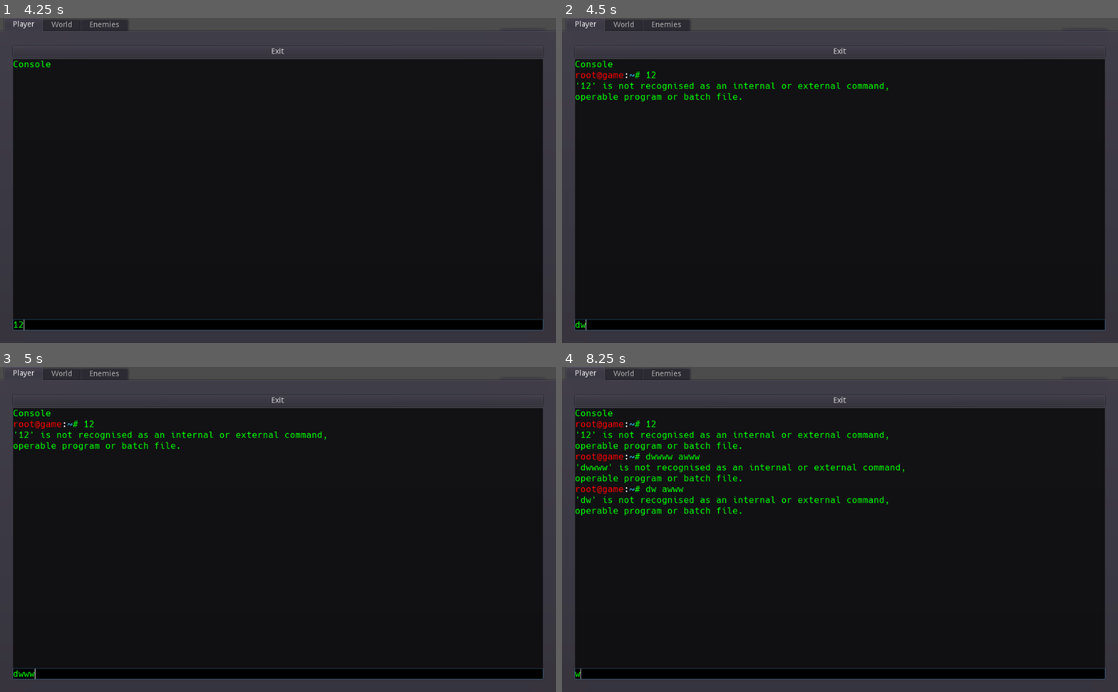
Above: before the commit, frames 1-4 (two rows, left to right).
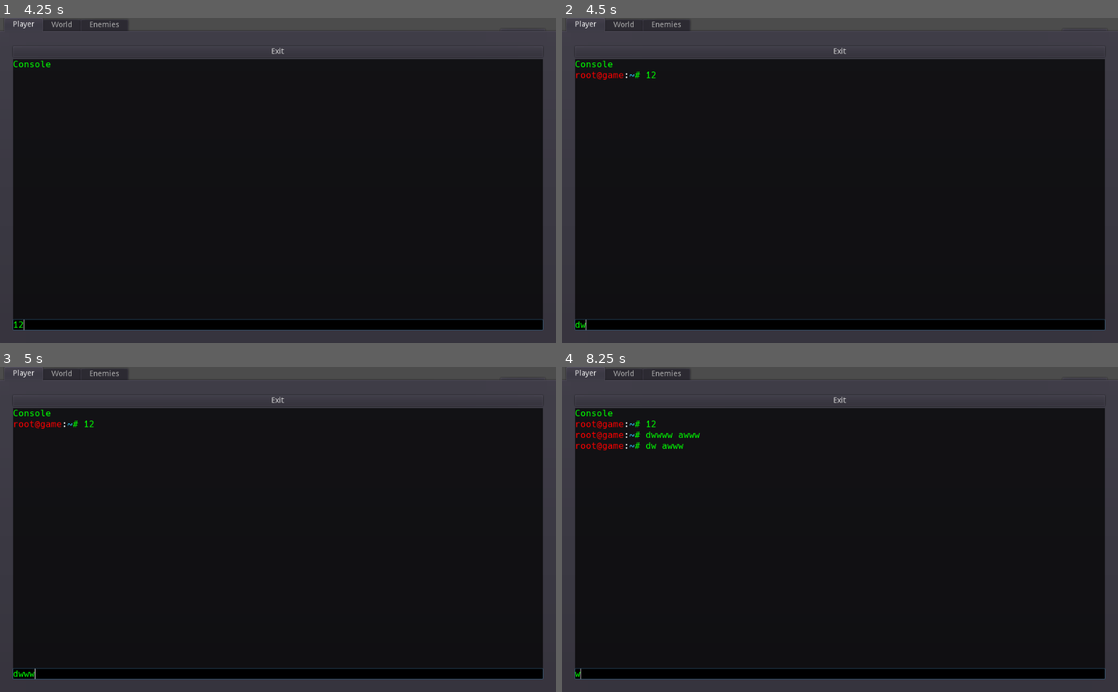
Above: after the commit, the same moments.

Repository: Tri-C-Games/CCC-Jam
Game: Godot game, scene res://World/Tutorial/Tutorial.tscn
Two runs of this game, one before a commit and one after it. Both use one fixed random seed, a clock stepped at 60 frames per second and the inputs below. The engine's default icon, where the game draws it, is replaced by a stand-in: a white triangle on a blue panel in a dark square.
Inputs (mouse positions are in pixels of both pictures, inside the frame that each line leads up to):
- Up to frame 1 (4.25 s): hold W (jump) 0.53-1.28 s; hold D (move_right) 0.53-2.03 s; tap W (jump) at 1.35, 1.52, 1.82 s; hold A (move_left) 2.03-2.75 s; hold W (jump) 2.03-2.75 s; click "Console" at 2.75 s; click (278, 323) at 3.52 s; type "12" at 3.6 s
- Up to frame 2 (4.5 s): tap Enter at 4.25 s; hold D (move_right) from 4.28 s (still down); tap W (jump) at 4.35 s
- Up to frame 3 (5 s): keep holding D (move_right); tap W (jump) at 4.52, 4.82 s
- Up to frame 4 (8.25 s): hold W (jump) 5.03-5.78 s; tap Space at 5.75, 7.25 s; release D (move_right) at 5.78 s; hold A (move_left) 5.78-6.53 s; tap W (jump) at 5.85, 6.02, 6.32, 7.35, 7.52, 7.82 s; tap Enter at 6.5, 8 s; hold D (move_right) 6.53-7.28 s; hold W (jump) 6.53-7.28 s; hold A (move_left) from 7.28 s (still down); hold W (jump) from 8.03 s (still down)

Frame 1 is identical in both runs. In frame 2, 0.7% of the frame differs, in the area x 2-59%, y 19-26%; in frame 3, 0.7%; in frame 4, 2.7%, in the area x 2-62%, y 19-46%.
Error after the commit: Parse Error: Too few arguments for "funcref()" call. Expected at least 2. (res://UI/Hacking/Hacking)

Commit message:
Console parsing WIP

Diff:
--- a/Player/Scripts/Player.gd
+++ b/Player/Scripts/Player.gd
@@ -1,12 +1,15 @@
 extends KinematicBody2D
 
 var velocity = Vector2()
-var player_speed = 300 #Max speed of the player
-var player_jump_speed = 200
-var player_health = 100 #The health of the payer
+var speed = 300
+var jump_speed = 200
+var health = 100
 var can_walk = true #For checking if the player is moving
 var jump_pressed = false
-var gravity = 500 #The gravity value
+var gravity = 500
+
+func _ready():
+	global.player = self
 
 func _physics_process(delta):
 	get_input()
@@ -21,7 +24,7 @@
 	if Input.is_action_pressed("move_left"):
 		input_velocity -= 1
 
-	velocity.x = input_velocity * player_speed
+	velocity.x = input_velocity * speed
 
 	jump_pressed = false
 	if Input.is_action_pressed("jump"):
@@ -33,7 +36,7 @@
 	velocity = move_and_slide(velocity, Vector2.UP)
 
 	if is_on_floor() and jump_pressed:
-		velocity.y -= player_jump_speed
+		velocity.y -= jump_speed
 
 func animate():
 	# TODO
--- a/UI/Hacking/Hacking GUI.gd
+++ b/UI/Hacking/Hacking GUI.gd
@@ -1,30 +1,68 @@
 extends Control
 
 signal exit_pressed
+signal set_command_used
 
 onready var console = get_node("TabContainer/Player/MarginContainer/VBoxContainer/Console")
 var success_text = "The \"%s\" command has been used successfully."
-var error_text = "\'%s\' is not recognised as an internal or external command,\noperable program or batch file."
+var invalid_syntax_text = "Please use the correct syntax."
+var not_recognised_text = "\'%s\' is not recognised as an internal or external command,\noperable program or batch file."
 
 var usable_commands = [
 	"set"
 ]
 
+var usable_types = [
+	"player"
+]
+
+var usable_player_variables = {
+	"speed" : funcref()
+}
+
 func _on_Console_command_entered(command):
 	parse_command(command)
+	is_a_valid
 
 func parse_command(text):
 	var separated_command = text.split(" ")
+
 	var command = separated_command[0].to_lower()
-	if (command in usable_commands):
-		console.output_text(success_text % command, false)
-	else:
-		console.output_error(error_text % command)
+	if not command in usable_commands:
+		console.output_error(not_recognised_text % command)
 		return
 
+	var min_size
 	match separated_command[0]:
 		"set":
-			pass
+			min_size = 4
+
+	if separated_command.size() < min_size:
+		console.output_error(invalid_syntax_text)
+		return
+
+	var type = separated_command[1].to_lower()
+	if not type in usable_types:
+		console.output_error(not_recognised_text % type)
+		return
+
+	match type:
+		"player":
+			var variable = separated_command[2].to_lower()
+			if not variable in usable_player_variables:
+				console.output_error(not_recognised_text % type)
+				return
+
+			match variable:
+				"speed":
+					var result = separated_command[3]
+					if result.is_valid_integer():
+						global.player.speed = int(result)
+					else:
+						# TODO - Could be cool to add some sort of in game effect if the player inputs a string.
+						pass
+
+	console.output_text(success_text % command, false)
 
 func _on_Exit_pressed():
 	emit_signal("exit_pressed")
--- /dev/null
+++ b/global.gd
@@ -0,0 +1,3 @@
+extends Node
+
+var player
--- a/project.godot
+++ b/project.godot
@@ -18,6 +18,14 @@
 config/name="CCC Jam"
 run/main_scene="res://World/Tutorial/Tutorial.tscn"
 config/icon="res://icon.png"
+
+[autoload]
+
+global="*res://global.gd"
+
+[debug]
+
+gdscript/warnings/unused_class_variable=true
 
 [importer_defaults]
 
